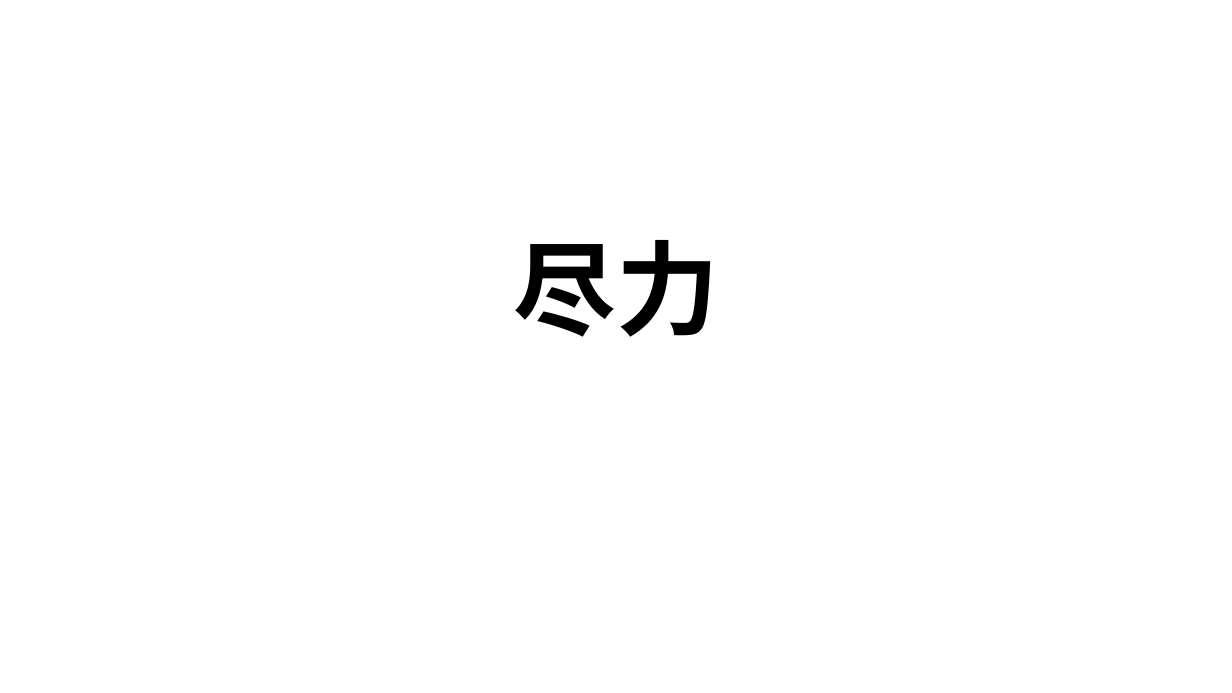
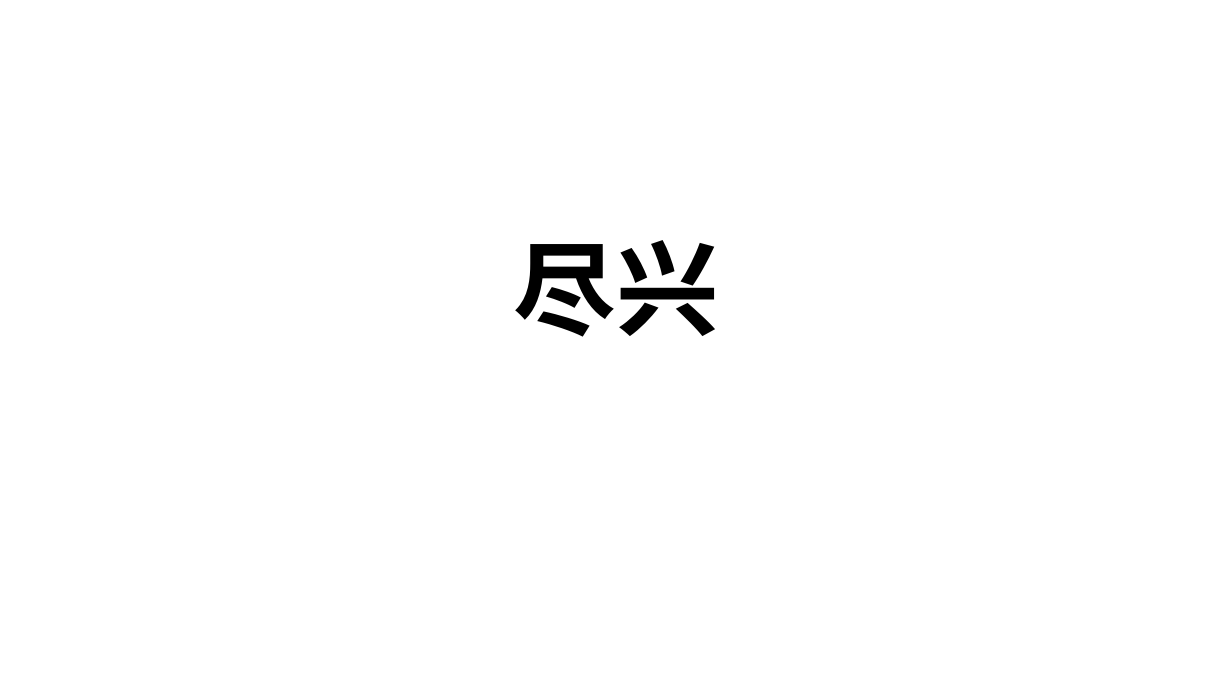
Before and after one commit to wavecheng/WordGuessGame, a slide deck: slide 2 of 小学语文二上.pptx (slide 32 before the commit). Drawn at 1232x693 pixels with LibreOffice and Linux fonts; fonts in the diff are those of the drawing. Boxes give left, top, right and bottom in pixels: in the first picture for what was removed or moved away, otherwise in the second. Text is boxed around its words. In the diff, an @@ line names an element or a change of style, - is before the commit and + after.

```diff
--- a/小学语文二上.pptx
+++ b/小学语文二上.pptx
@@ title at (513, 240, 718, 337): text changed @@
-尽力
+尽兴
```
Also in this commit, not shown: 1 other slide changed, 8 slides added, 48 slides removed, 10 other files.
